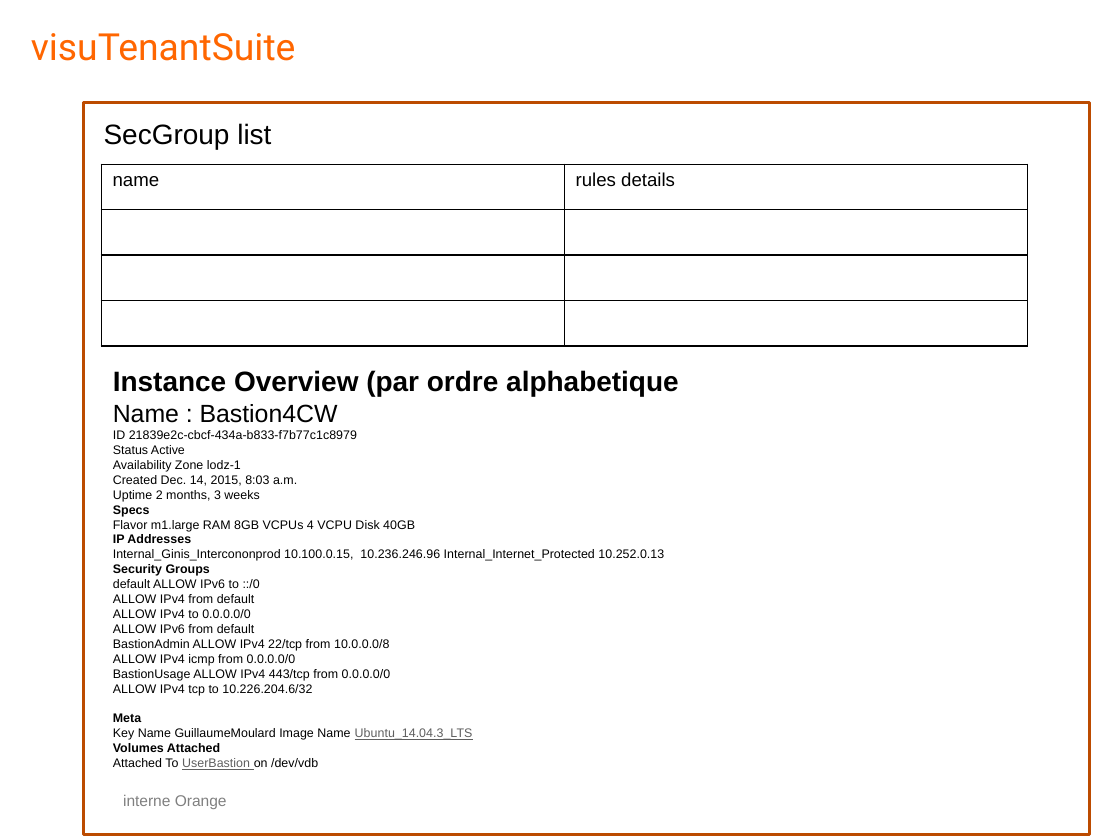
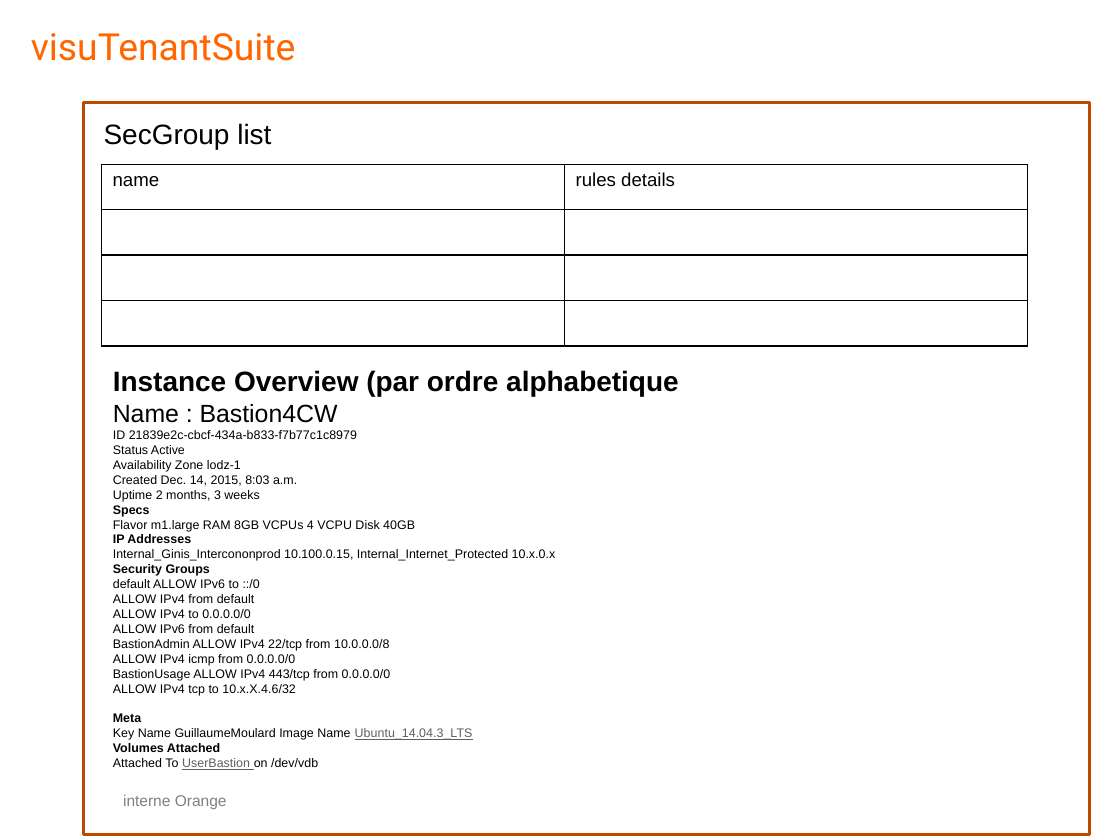
Before and after one commit to gmoulard/OpenStack_Tenant_Doc, a slide deck: slide 7 of doc/OpenStack_Tenant_Doc_wireframeS0F1.pptm. Drawn at 1120x840 pixels with LibreOffice and Linux fonts; fonts in the diff are those of the drawing. Boxes give left, top, right and bottom in pixels: in the first picture for what was removed or moved away, otherwise in the second. Text is boxed around its words. In the diff, an @@ line names an element or a change of style, - is before the commit and + after.

```diff
--- a/doc/OpenStack_Tenant_Doc_wireframeS0F1.pptm
+++ b/doc/OpenStack_Tenant_Doc_wireframeS0F1.pptm
@@ text at <box>113,549,556,561</box>: text changed @@
-Internal_Ginis_Intercononprod 10.100.0.15, 10.236.246.96 Internal_Internet_Protected 10.252.0.13
+Internal_Ginis_Intercononprod 10.100.0.15, Internal_Internet_Protected 10.x.0.x
@@ text at <box>113,684,296,696</box>: text changed @@
-ALLOW IPv4 tcp to 10.226.204.6/32
+ALLOW IPv4 tcp to 10.x.X.4.6/32
```
Also in this commit, not shown: 1 other slide changed, 1 other file.
